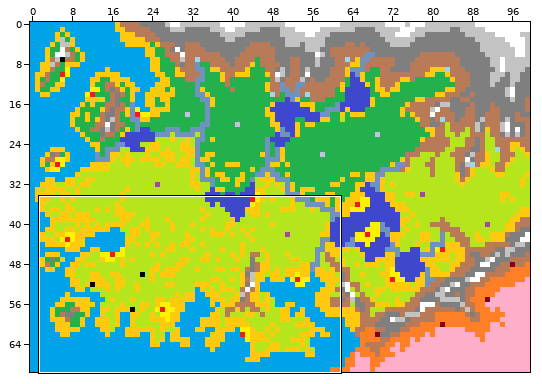
Sprite sheet -- assets/worldmap.png. The picture above shows the old version from afar; the outline marks the close-up.
Close-up. Before the edit:
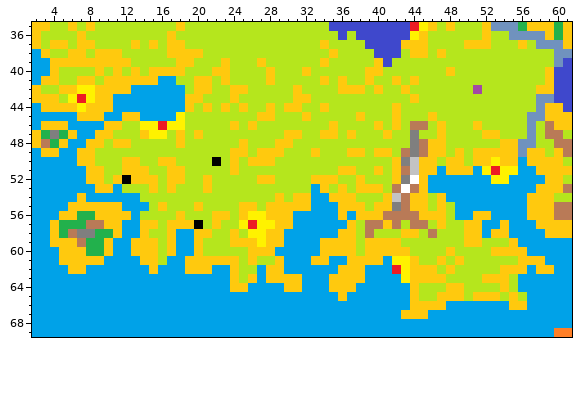
The file is 100x70 pixels. Shown: x 2..61, y 35..69.
The same view after the edit:
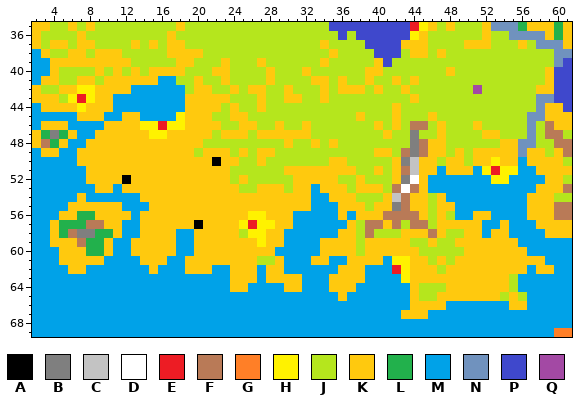
Palette (. is transparent): A #000000  B #7f7f7f  C #c3c3c3  D #ffffff  E #ed1c24  F #b97a57  G #ff7f27  H #fff200  J #b5e61d  K #ffc90e  L #22b14c  M #00a2e8  N #7092be  P #3f48cc  Q #a349a4
What changed:
Changed rows in their new state; - is an unchanged pixel.
first column x 9:
41 ------------J-----------K----------------------
42 ----------------JKK--KJ--K---------------------
43 ------------KKKJ--K--K-J-K---------------------
44 -----------K-KJKJ-KJ-JJ--J---------------------
45 ----------KKK--KK-JJ---J-----------------------
46 ---KK-----KKKK-JK---K--K--J--------------------
47 --KKK---K-K-K-KKK-KKK--K-JJ-J------------------
48 -K--KKKKK-KK----J---J---K-K--------------------
49 KKKKKKKKKKK-KKKJ----J---J---JJ-----------------
50 KKK--KK--KKKK-K--J-J------KK-------------------
51 -KK---KK--KKKKKJ-----KKKKKK--------------------
52 -K-----K--KK-KK-K-JJ--KK-----------------------
53 ---KKK-K-KKK-KKK--KKK-KK--K--------------------
54 -----KKKKKKKKKKKKKKK-K-------------------------
55 ------K-KKK-KKKK--K--------------------K-------
56 -----KKKK-KKK--K---------------------J---------
57 -------K----K-KK-----------------------KK------
58 ------KK-----KK---------------------K-K--------
59 -------K----KKK-------------------K--K--K--KKK-
60 -------K----KKKKK------------------K---J-KKK---
61 -------K--------K-------------------K----KKKKKK
62 ----------------KK----------------------KKKKK--
63 ----------------K----------------------KKKK----
64 -----------------------------------------KKKK--
65 -----------------------------------------K-----
Boxes around the changes in both close-ups, in picture pixels (x1, y1, x2, y2):
changed: (95, 76, 365, 283)
changed: (401, 202, 518, 301)
